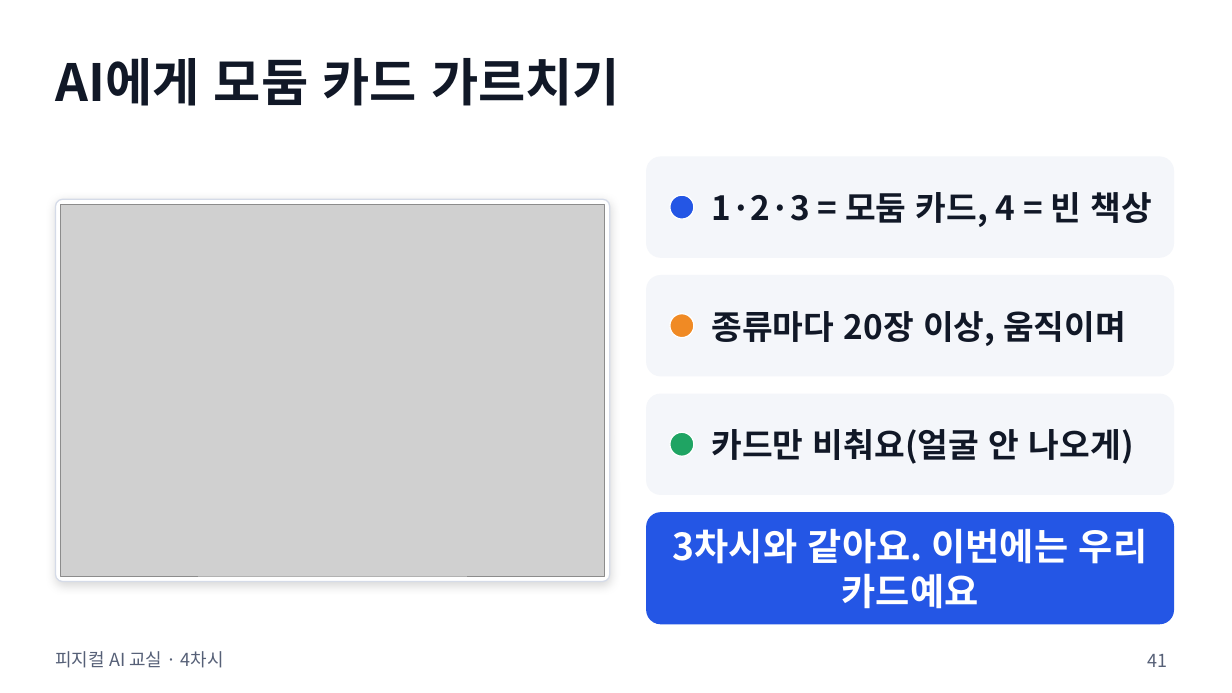
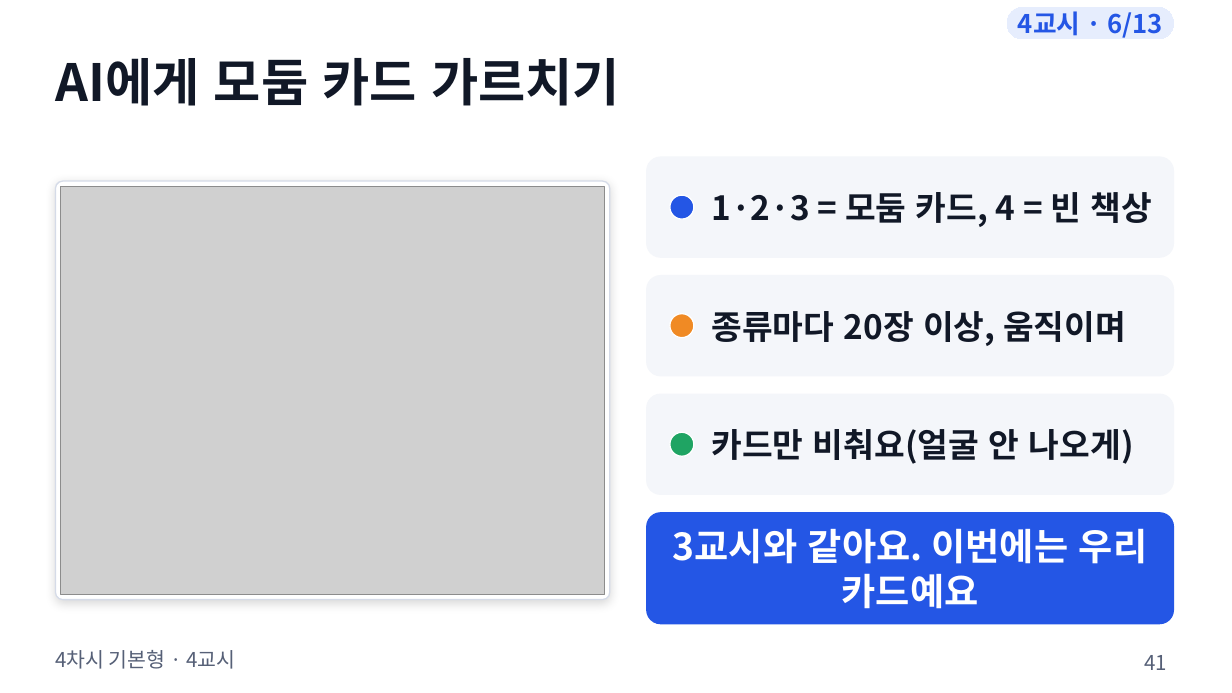
Before and after one commit to boundaryx01-uniquelife/microbit, a slide deck: slide 41 of materials/4차시_기본형/4차시_수업슬라이드.pptx. Drawn at 1232x693 pixels with LibreOffice and Linux fonts; fonts in the diff are those of the drawing; grey boxes stand for pictures. Boxes give left, top, right and bottom in pixels: in the first picture for what was removed or moved away, otherwise in the second. Text is boxed around its words. In the diff, an @@ line names an element or a change of style, - is before the commit and + after.

```diff
--- a/materials/4차시_기본형/4차시_수업슬라이드.pptx
+++ b/materials/4차시_기본형/4차시_수업슬라이드.pptx
@@ rounded rectangle added at (1007,7,1174,39), fill #E6EDFD, outline #E6EDFD 0.75 pt, 20 pt, text #2456E5, bold @@
+4교시 · 6/13
@@ rounded rectangle: place and size @@
-rounded rectangle at (55,200,610,582)
+rounded rectangle at (55,181,610,600)
@@ rounded rectangle at (55,181,610,600): proportions changed @@
@@ picture: place and size @@
-picture at (61,205,604,577)
+picture at (61,187,604,594)
@@ text at (673,528,1148,609): text changed @@
-3차시와 같아요. 이번에는 우리 카드예요
+3교시와 같아요. 이번에는 우리 카드예요
@@ text at (55,650,235,669): text changed; size 14 to 16 pt @@
-피지컬 AI 교실 · 4차시
+4차시 기본형 · 4교시
@@ page number at (1144,655,1167,670): size 14 to 16 pt @@
```
Also in this commit, not shown: 47 other slides changed, 20 other files.
